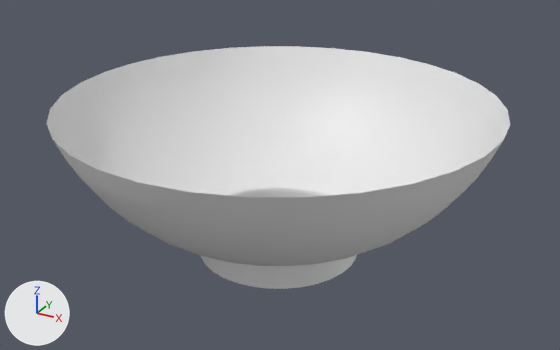
The OBJ model PadForge.App/3DModels/DualSense/Midnight/LeftStickClick.obj, before and after one commit.
Camera for both pictures: a 50 mm camera at (-6.6, -34.4, -4.9) aimed at (-25.7, 0.3, -22.3). Lighting does not change. The marker at lower left points along +X, +Y and +Z. The picture after the commit comes second. Where no turn or scale is listed for an object, it has been applied to the vertices.

Names of what the first picture shows: 'LeftStickClick'.
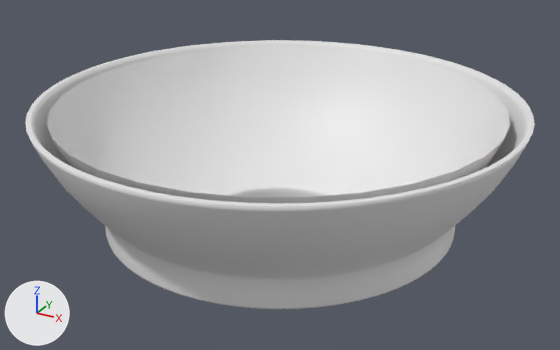
Location of each change, (x1, y1, x2, y2) in pixels of the pictures (560 x 350 px):
'LeftStickClick', reshaped (10% wider, 11% taller)
    before: (47, 46, 510, 289)
    after: (25, 40, 535, 309)
part 1 of me_leftstickclick, added
    after: (25, 40, 535, 309)

The change in detail:
me_leftstickclick is used by ob_leftstickclick; location (0.0, 0.0, 0.0).
me_leftstickclick had 448 vertices, 416 faces and spanned x -37.6..-13.8, y -11.8..12.0, z -26.7..-18.0.
me_leftstickclick now has 2496 vertices, 2464 faces and spans x -38.6..-12.7, y -12.7..13.2, z -26.7..-17.9.
me_leftstickclick part 1: a new loose piece of 2048 vertices spanning x -38.6..-12.7, y -12.7..13.2, z -24.7..-17.9.
